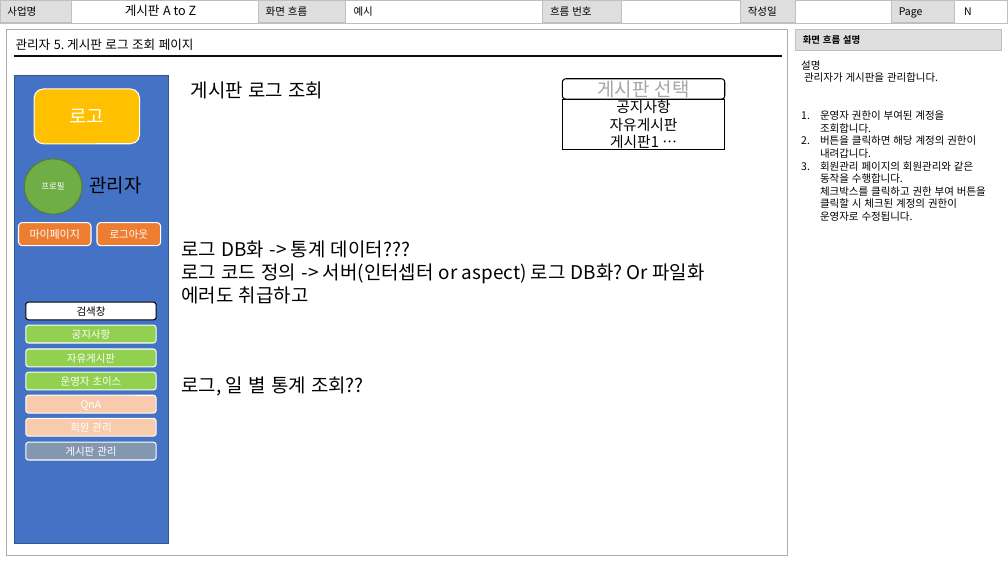
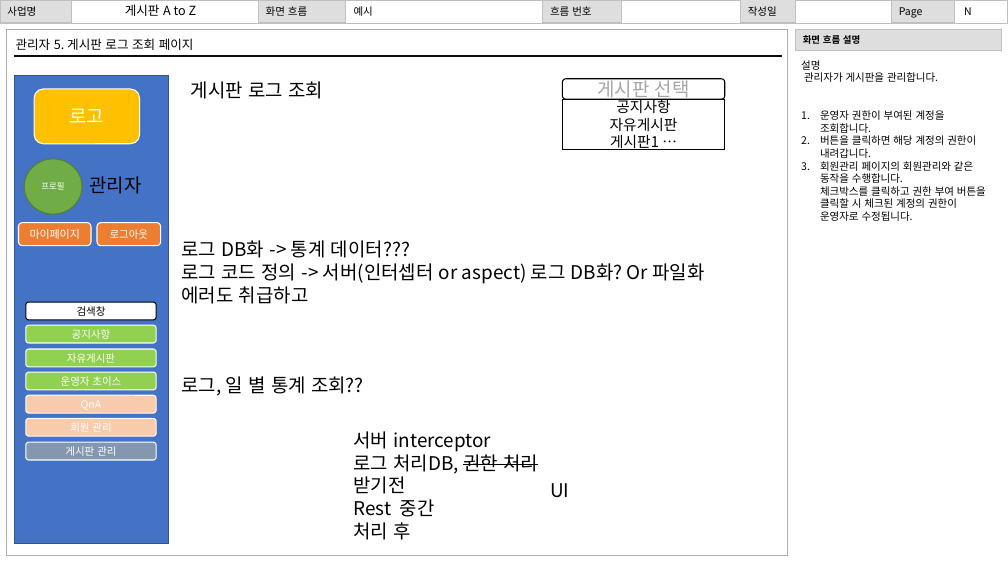
Before and after one commit to gihangShin/test, a slide deck: slide 25 of 화면설계서_2022_07_18.pptx (slide 26 before the commit). Drawn at 1008x567 pixels with LibreOffice and Linux fonts; fonts in the diff are those of the drawing. Boxes give left, top, right and bottom in pixels: in the first picture for what was removed or moved away, otherwise in the second. Text is boxed around its words. In the diff, an @@ line names an element or a change of style, - is before the commit and + after.

```diff
--- a/화면설계서_2022_07_18.pptx
+++ b/화면설계서_2022_07_18.pptx
@@ text added at bbox=[353, 431, 538, 540], 18 pt, text #000000 @@
+서버 interceptor
+로그 처리DB, 권한 처리
+받기전
+Rest 중간
+처리 후
@@ text added at bbox=[550, 483, 569, 498], 18 pt, text #000000 @@
+UI
```
Also in this commit, not shown: 9 other slides changed, 1 slide added, 2 slides removed, 1 other file.
